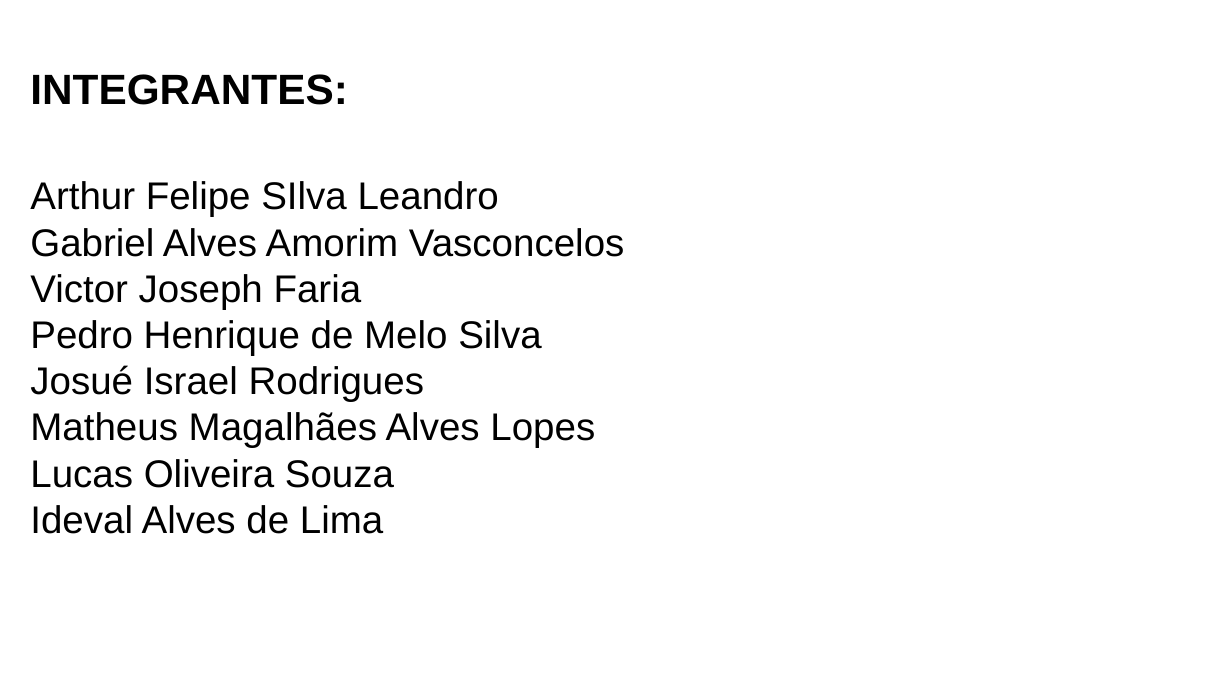
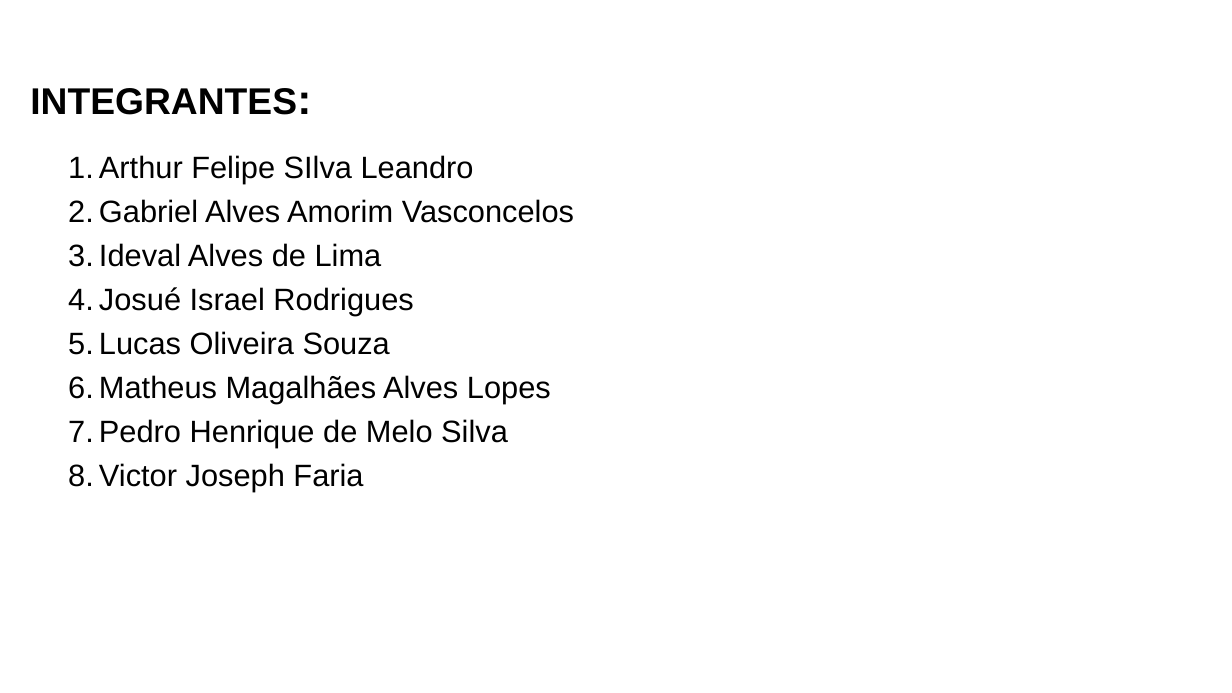
Before and after one commit to NutriFacil-A3/NutriFacil, a slide deck: slide 3 of slides/SlidesNutriFacil.pptx. Drawn at 1232x693 pixels with LibreOffice and Linux fonts; fonts in the diff are those of the drawing; background and template pictures are left out. Boxes give left, top, right and bottom in pixels: in the first picture for what was removed or moved away, otherwise in the second. Text is boxed around its words. In the diff, an @@ line names an element or a change of style, - is before the commit and + after.

```diff
--- a/slides/SlidesNutriFacil.pptx
+++ b/slides/SlidesNutriFacil.pptx
@@ text "INTEGRANTES:" at <box>30,88,297,115</box>: size 49.5 to 43.5 pt; line spacing 59.5pt to 1.2 @@
@@ text "Arthur Felipe SIlva Leandro": place and size @@
-text "Arthur Felipe SIlva Leandro" at <box>30,181,624,534</box>
+text "Arthur Felipe SIlva Leandro" at <box>99,155,574,492</box>
@@ text at <box>99,155,574,492</box>: size 45 to 36 pt in "Arthur Felipe SIlva Leandro", "Gabriel Alves Amorim Vasconcelos", "Victor Joseph Faria"; bullet none to 1.; line spacing 54pt to 1.2 @@
@@ text at <box>99,243,551,448</box>: paragraphs added @@
+3. Ideval Alves de Lima
+4. Josué Israel Rodrigues
+5. Lucas Oliveira Souza
+6. Matheus Magalhães Alves Lopes
+7. Pedro Henrique de Melo Silva
@@ text at <box>30,320,595,534</box>: paragraphs removed @@
-Pedro Henrique de Melo Silva
-Josué Israel Rodrigues
-Matheus Magalhães Alves Lopes
-Lucas Oliveira Souza
-Ideval Alves de Lima
```
Also in this commit, not shown: 6 other slides changed, 4 slides added, 3 slides removed, 1 other file.
